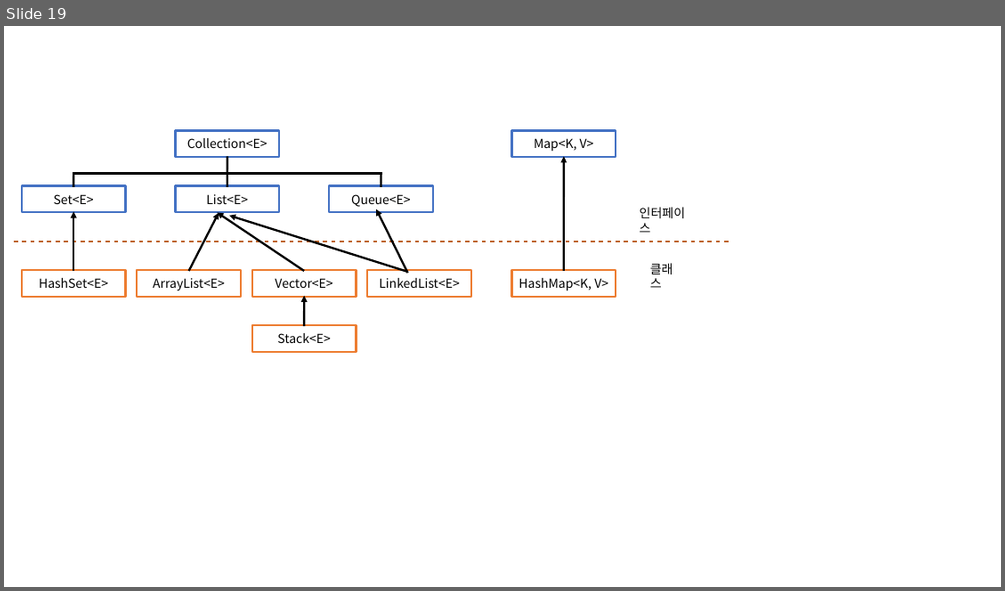
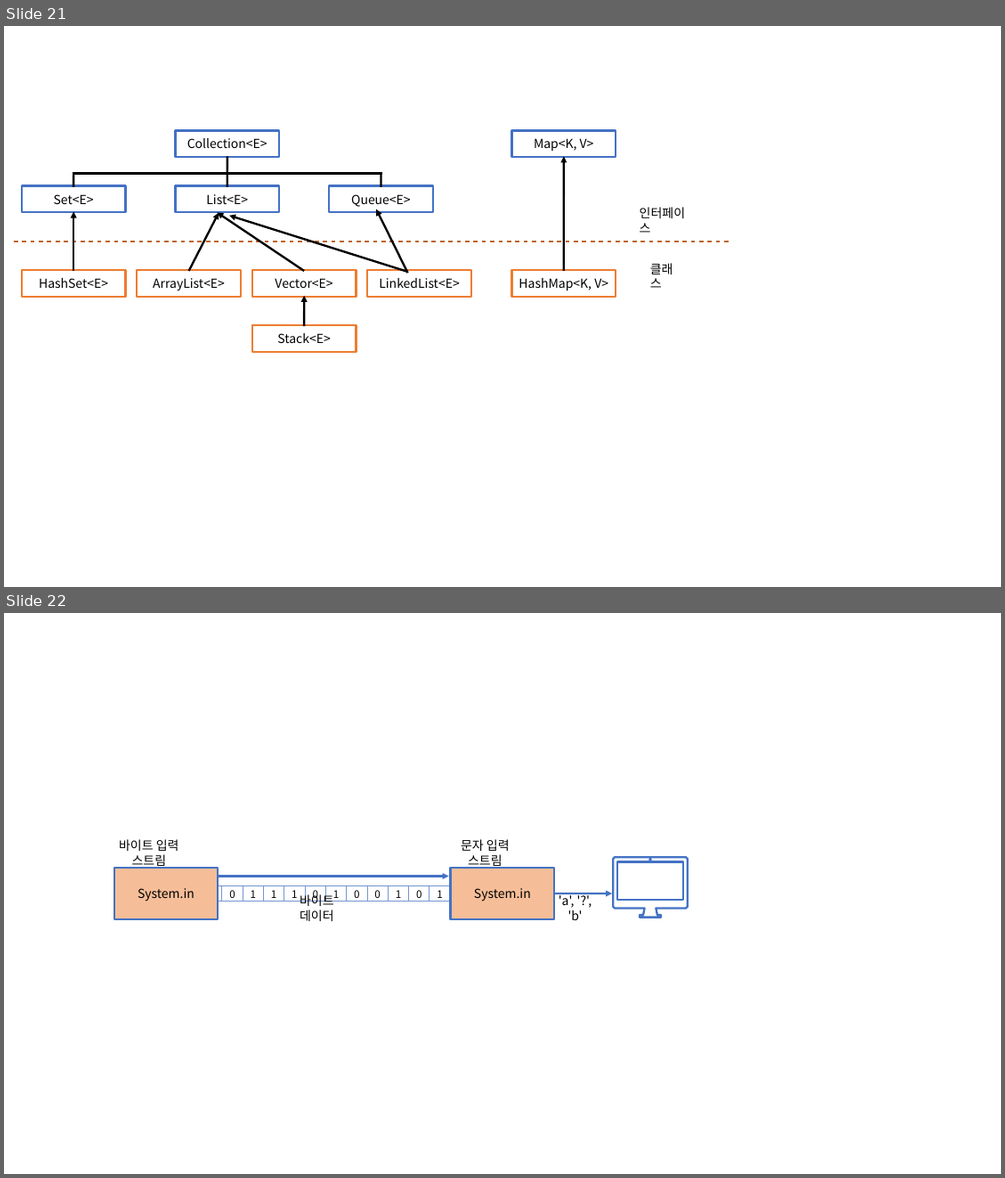
Before and after one commit to Rap0d/rap0d.github.io, a slide deck: assets/form/matrix.pptx. Shown one above the other, each under a label of ours: slide 19 before the commit, slides 21 and 22 after it. The pictures are 1005x591 and 1005x1178 pixels, drawn with LibreOffice and Linux fonts; fonts in the diff are those of the drawing. Boxes give left, top, right and bottom in pixels: in the first picture for what was removed or moved away, otherwise in the second. Text is boxed around its words. In the diff, an @@ line names an element or a change of style, - is before the commit and + after.

```diff
--- a/assets/form/matrix.pptx
+++ b/assets/form/matrix.pptx
@@ slide 22 added at <box>4,613,1001,1174</box>, background #FFFFFF @@
@@ text added at <box>119,839,179,868</box>, 12 pt, text #000000 @@
+바이트 입력 스트림
@@ text added at <box>461,839,510,868</box>, 12 pt, text #000000 @@
+문자 입력 스트림
@@ rectangle added at <box>114,868,218,919</box>, fill #F6BE98, outline #4472C4 2 pt, 12 pt, text #000000 @@
+System.in
@@ arrow added from (218, 876) to (449, 876), #4472C4 2 pt @@
@@ rectangle added at <box>451,868,554,919</box>, fill #F6BE98, outline #4472C4 2 pt, 12 pt, text #000000 @@
+System.in
@@ freeform shape added at <box>614,858,688,917</box>, fill #FFFFFF, outline #4472C4 2 pt @@
@@ table added at <box>202,886,453,1174</box>, 1 rows, 12 columns @@
+0 | 0 | 1 | 1 | 1 | 0 | 1 | 0 | 0 | 1 | 0 | 1
@@ text added at <box>299,892,334,921</box>, 12 pt, text #000000 @@
+바이트 데이터
@@ arrow added from (555, 893) to (612, 893), #4472C4 2 pt @@
@@ text added at <box>558,892,582,920</box>, 12 pt, text #000000 @@
+'a', '?', 'b'
@@ what was slide 19 is now slide 21 @@
```
Also in this commit, not shown: 16 slides changed, 2 other slides added, 7 other files.
